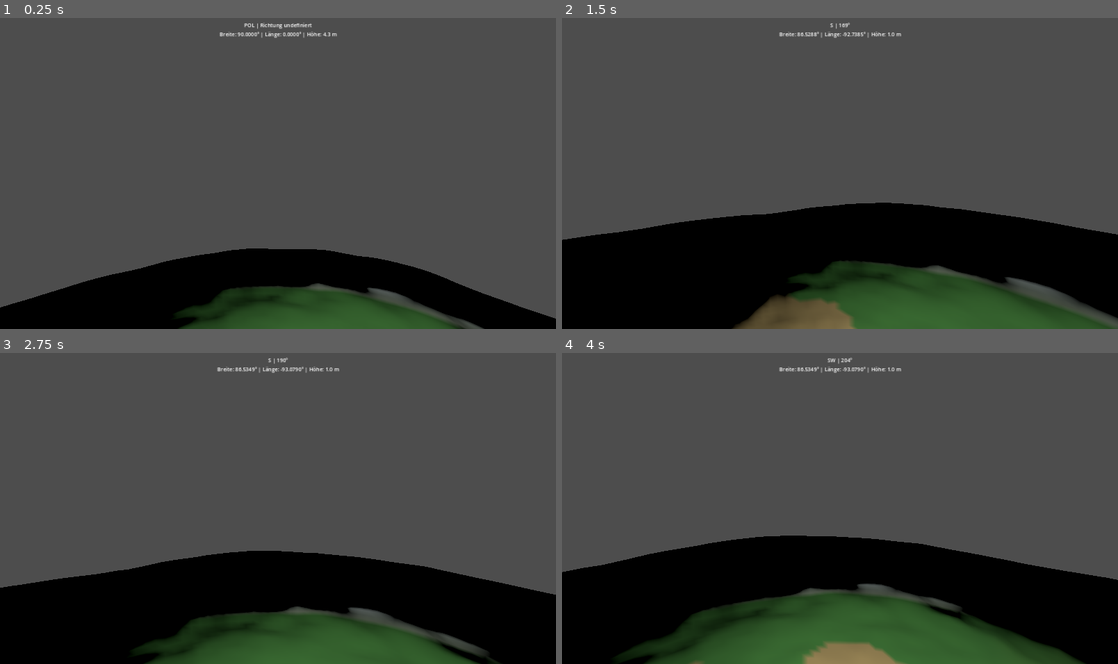
Above: before the commit, frames 1-4 (two rows, left to right).
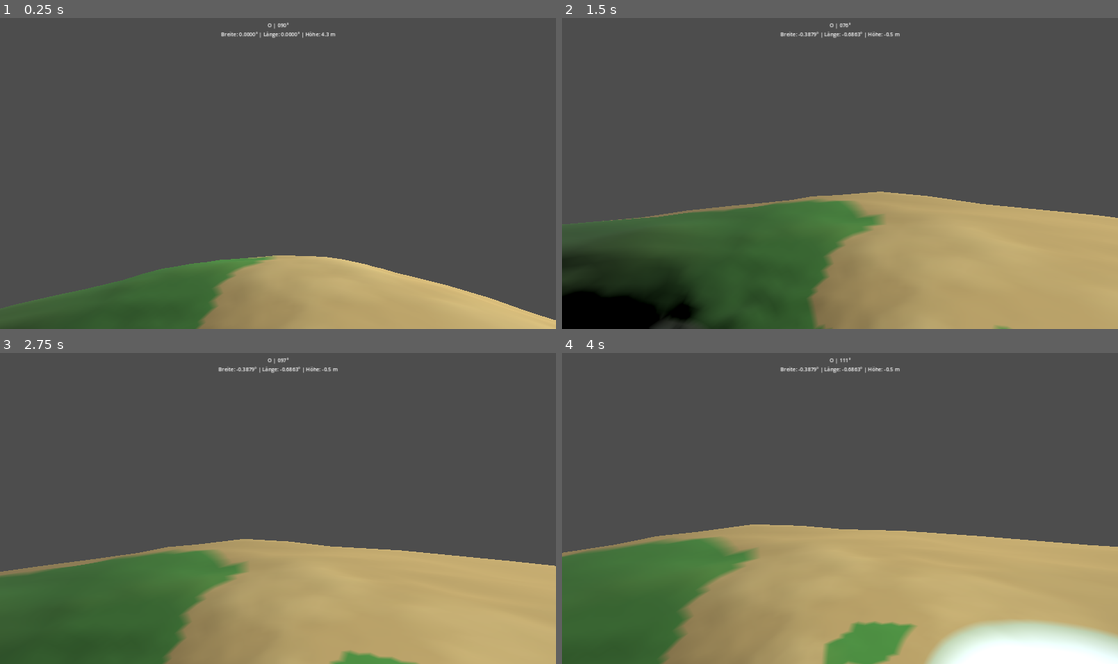
Above: after the commit, the same moments.

Repository: JojoCabana/The-Norloland
Game: Godot game, scene res://main.tscn
The game is run twice, just before and just after one commit, with the same random seed, the same clock (stepped at 60 frames per second) and the same inputs.
Inputs (mouse positions are in pixels of both pictures, inside the frame that each line leads up to):
- Up to frame 1 (0.25 s): no input
- Up to frame 2 (1.5 s): tap Enter at 0.5 s; move the mouse to (867, 170) at 0.52 s; hold W from 0.53 s (still down); tap Space at 0.77 s; move the mouse to (812, 173) at 1.27 s
- Up to frame 3 (2.75 s): keep holding W; tap Space at 1.52 s; move the mouse to (289, 502) at 2.02 s
- Up to frame 4 (4 s): keep holding W; tap Space at 2.75, 3.02, 3.77 s; move the mouse to (834, 511) at 2.77 s; tap Enter at 3.5 s; move the mouse to (878, 511) at 3.52 s

The runs differ from the first frame. In frame 1, 18% of the frame differs, in the area x 0-100%, y 1-100%; in frame 2, 36%; in frame 3, 36%; in frame 4, 42%.

Commit message:
Fix radial player walking and spawn away from poles

Diff:
--- a/MiniPlanetDemo/main.tscn
+++ b/MiniPlanetDemo/main.tscn
@@ -14,7 +14,7 @@
 script = ExtResource("1")
 
 [node name="Player" type="CharacterBody3D" parent="."]
-position = Vector3(0, 65, 0)
+position = Vector3(65, 0, 0)
 script = ExtResource("2")
 
 [node name="CollisionShape3D" type="CollisionShape3D" parent="Player"]
